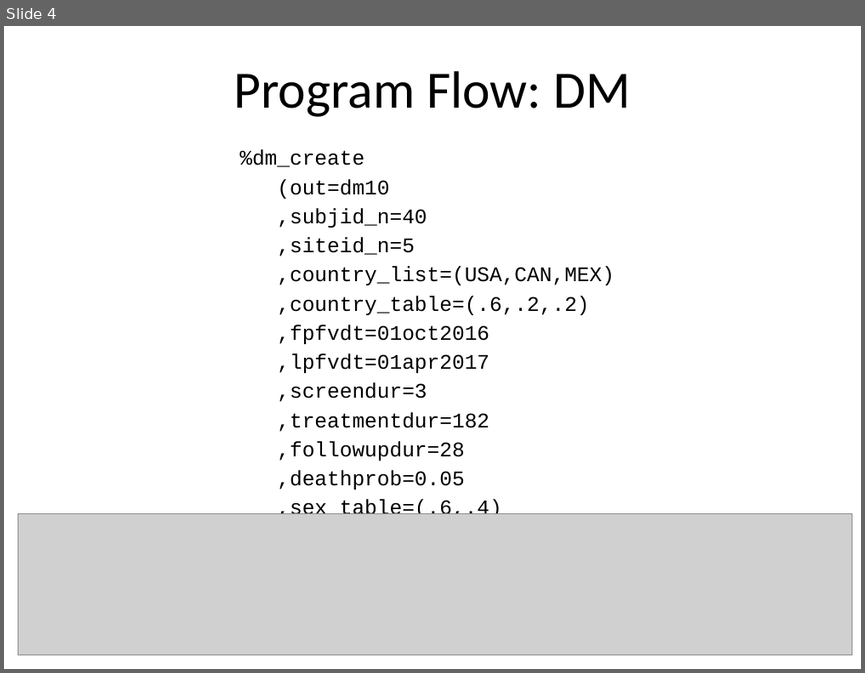
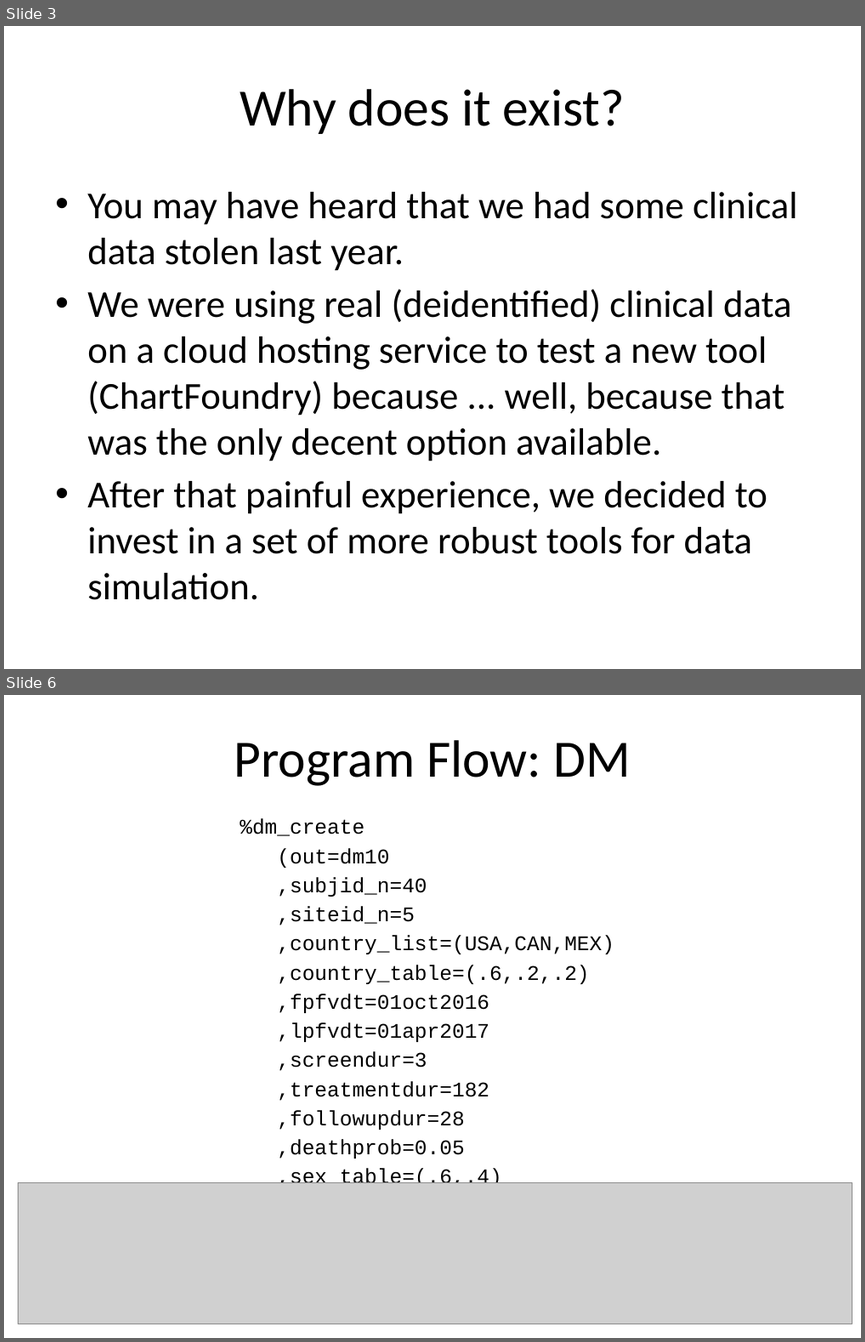
Before and after one commit to srosanba/sas-sdtm-simulator, a slide deck: doc/sas-sdtm-simulator.pptx. Shown one above the other, each under a label of ours: slide 4 before the commit, slides 3 and 6 after it; the slides between them are not shown. The pictures are 865x673 and 865x1342 pixels, drawn with LibreOffice and Linux fonts; fonts in the diff are those of the drawing; grey boxes stand for pictures. Boxes give left, top, right and bottom in pixels: in the first picture for what was removed or moved away, otherwise in the second. Text is boxed around its words. In the diff, an @@ line names an element or a change of style, - is before the commit and + after.

```diff
--- a/doc/sas-sdtm-simulator.pptx
+++ b/doc/sas-sdtm-simulator.pptx
@@ slide 3 added at box(4, 26, 861, 669), background #FFFFFF @@
@@ title added at box(239, 89, 624, 134), 44 pt, text #000000 @@
+Why does it exist?
@@ text added at box(87, 192, 798, 600), 32 pt, text #000000 @@
+• You may have heard that we had some clinical data stolen last year.
+• We were using real (deidentified) clinical data on a cloud hosting service to test a new tool (ChartFoundry) because ... well, because that was the only decent option available.
+• After that painful experience, we decided to invest in a set of more robust tools for data simulation.
@@ what was slide 4 is now slide 6 @@
```
Also in this commit, not shown: 3 slides changed, 6 other slides added, 1 slide removed.
